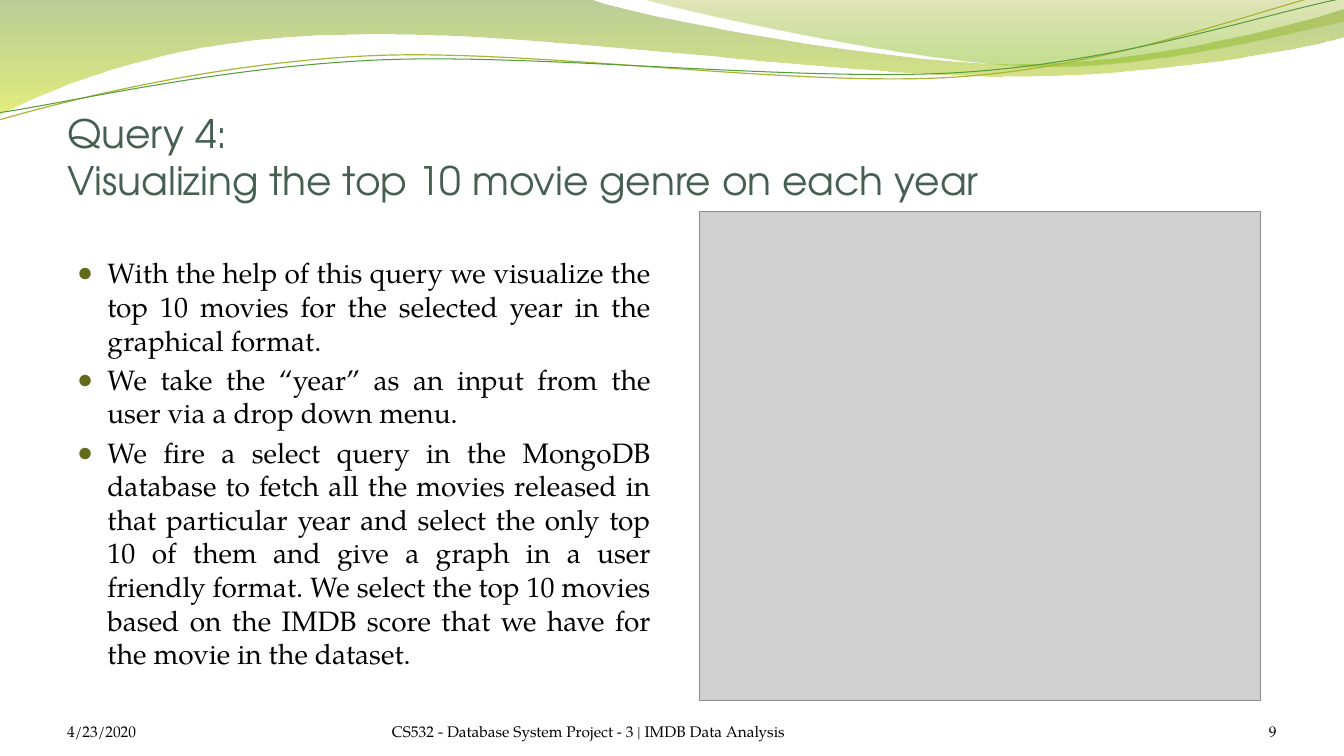
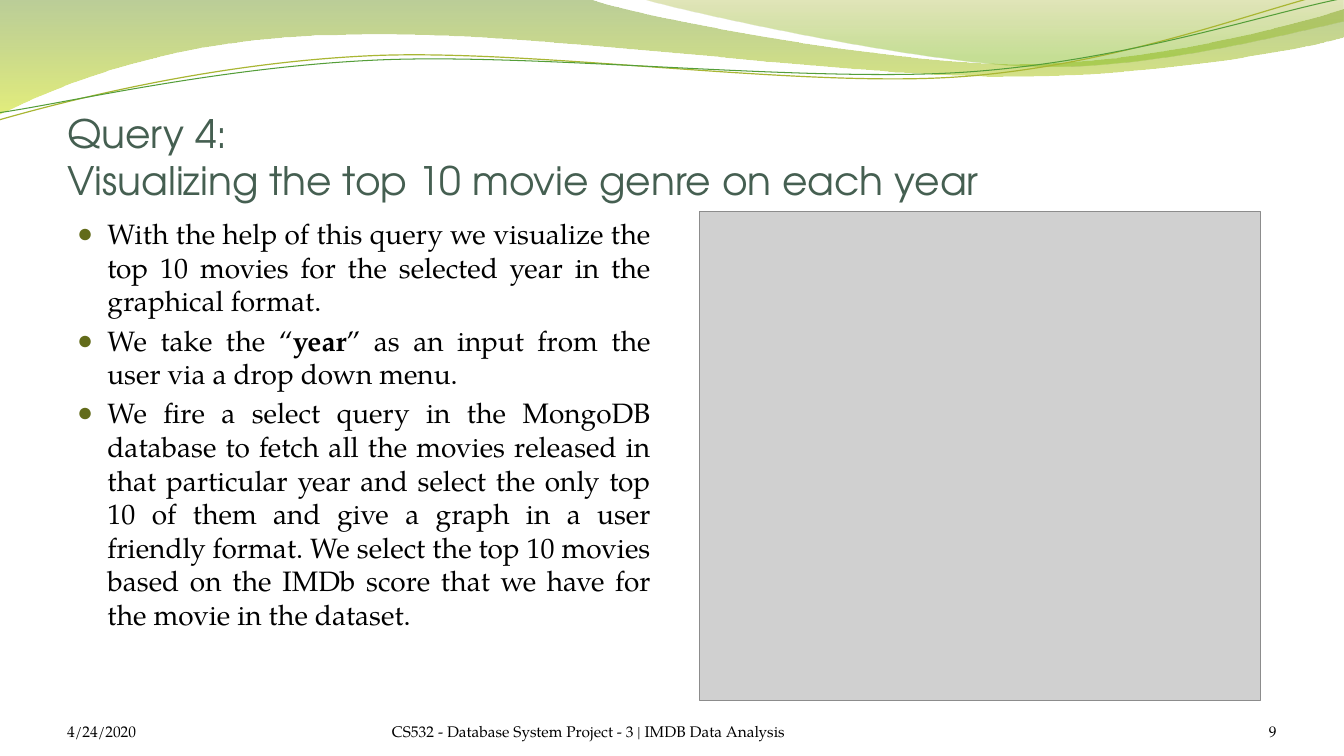
Before and after one commit to satrio-yudhoatmojo/CS532-Database-Systems-Spring-2020, a slide deck: slide 9 of Project-03/docs/saraf-yudhoatmojo_Presentation.pptx. Drawn at 1344x756 pixels with LibreOffice and Linux fonts; fonts in the diff are those of the drawing; grey boxes stand for pictures; background and template pictures are left out. Boxes give left, top, right and bottom in pixels: in the first picture for what was removed or moved away, otherwise in the second. Text is boxed around its words. In the diff, an @@ line names an element or a change of style, - is before the commit and + after.

```diff
--- a/Project-03/docs/saraf-yudhoatmojo_Presentation.pptx
+++ b/Project-03/docs/saraf-yudhoatmojo_Presentation.pptx
@@ text at [107, 330, 650, 392]: bold on in "“year”" @@
@@ text at [107, 402, 651, 626]: text changed @@
-● We fire a select query in the MongoDB database to fetch all the movies released in that particular year and select the only top 10 of them and give a graph in a user friendly format. We select the top 10 movies based on the IMDB score that we have for the movie in the dataset.
+● We fire a select query in the MongoDB database to fetch all the movies released in that particular year and select the only top 10 of them and give a graph in a user friendly format. We select the top 10 movies based on the IMDb score that we have for the movie in the dataset.
@@ text at [67, 726, 136, 740]: text changed @@
-4/23/2020
+4/24/2020
```
Also in this commit, not shown: 13 other slides changed, 1 slide added.
